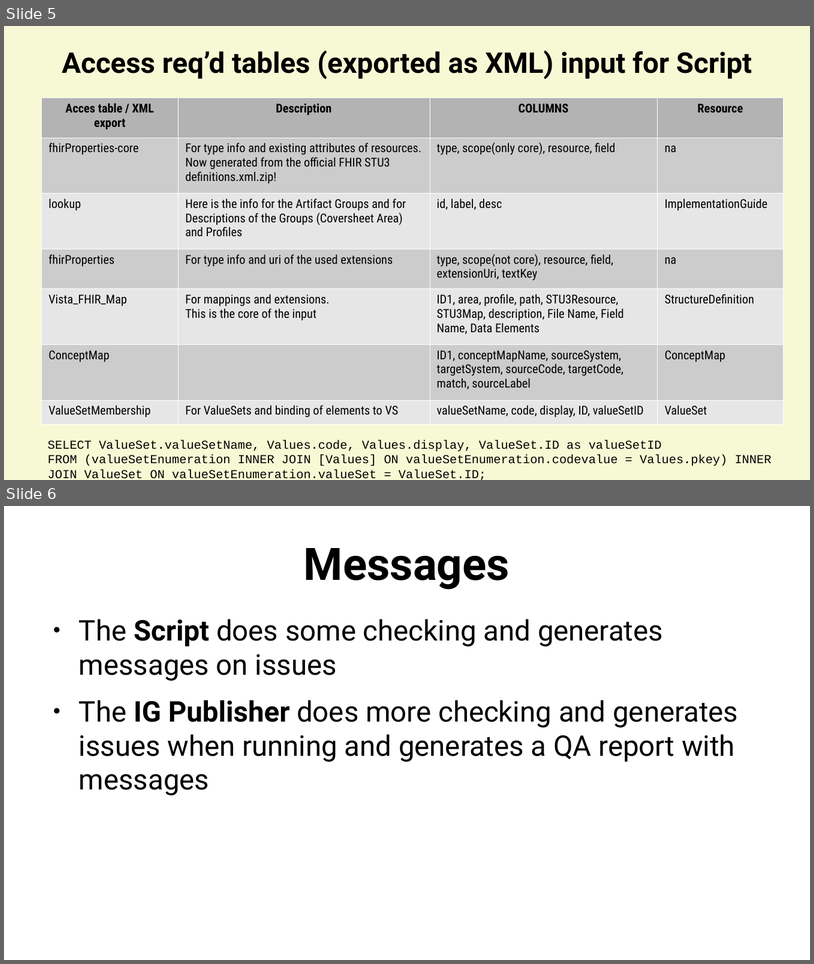
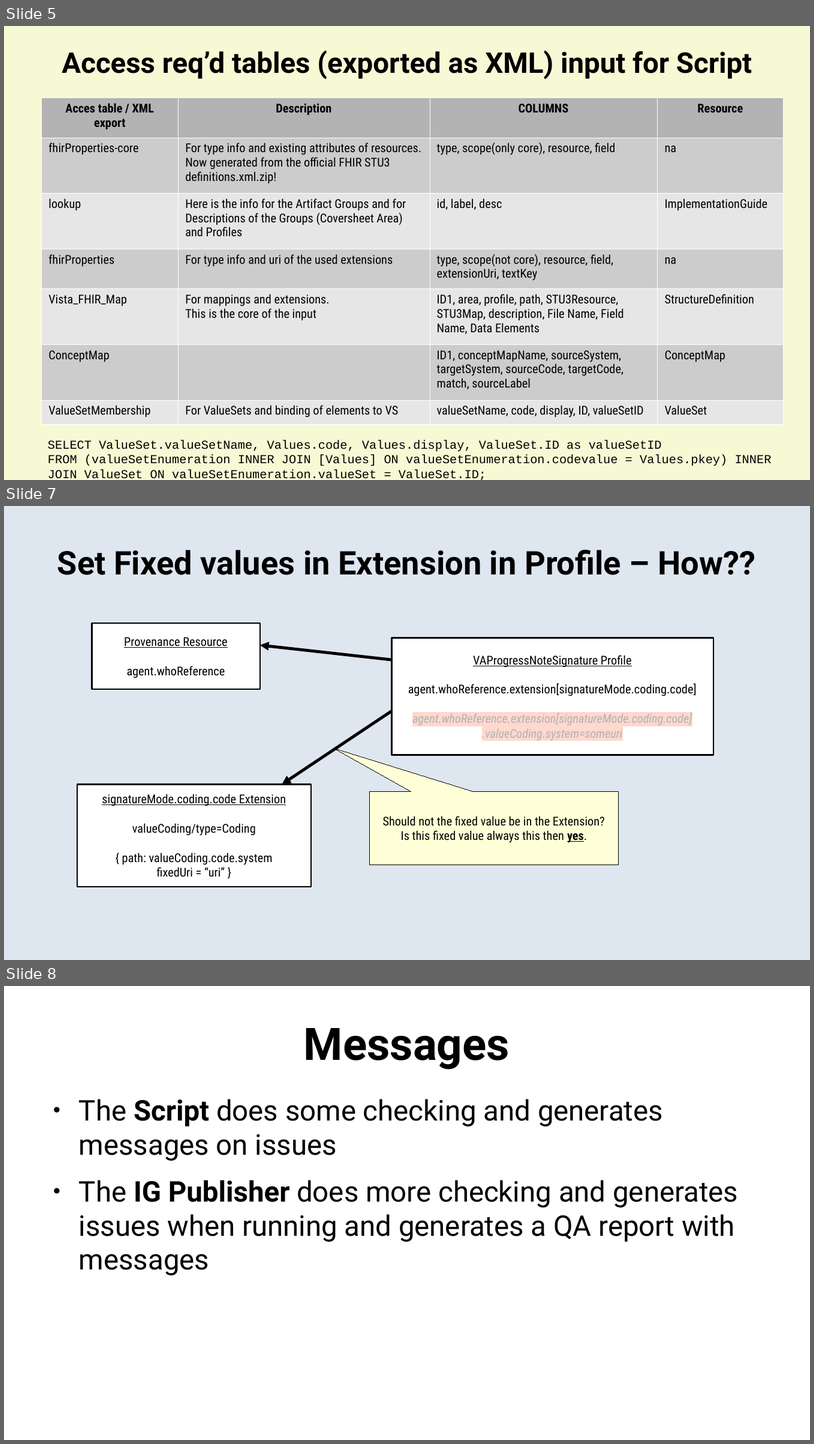
Before and after one commit to mvdzel/vha-ampl-fhir-ig, a slide deck: Documentation/docu.odp. Shown one above the other, each under a label of ours: slides 5 and 6 before the commit, slides 5, 7 and 8 after it; the slides between them are not shown. The pictures are 814x964 and 814x1444 pixels, drawn with LibreOffice and Linux fonts; fonts in the diff are those of the drawing. Boxes give left, top, right and bottom in pixels: in the first picture for what was removed or moved away, otherwise in the second. Text is boxed around its words. In the diff, an @@ line names an element or a change of style, - is before the commit and + after.

```diff
--- a/Documentation/docu.odp
+++ b/Documentation/docu.odp
@@ slide 7 added at [4, 506, 810, 960], background #DEE6EF @@
@@ title added at [57, 549, 756, 575], 32 pt, text #000000, bold @@
+Set Fixed values in Extension in Profile – How??
@@ rectangle added at [92, 623, 260, 689], fill #FFFFFF, outline #000000 1.45 pt, 12 pt, text #000000, underline @@
+Provenance Resource
+agent.whoReference
@@ arrow added from (392, 660) to (260, 645), #000000 2.89 pt @@
@@ rectangle added at [392, 638, 714, 755], fill #FFFFFF, outline #000000 1.45 pt, 12 pt, text #000000 @@
+VAProgressNoteSignature Profile
+agent.whoReference.extension[signatureMode.coding.code]
+agent.whoReference.extension[signatureMode.coding.code]
+.valueCoding.system=someuri
@@ arrow added from (392, 711) to (282, 784), #000000 2.89 pt @@
@@ rectangle added at [77, 784, 311, 886], fill #FFFFFF, outline #000000 1.45 pt, 12 pt, text #000000 @@
+signatureMode.coding.code Extension
+valueCoding/type=Coding
+{ path: valueCoding.code.system
+fixedUri = “uri” }
@@ speech box added at [370, 792, 618, 865], fill #FFFFD7, outline #000000 0 pt, 12 pt, text #000000 @@
+Should not the fixed value be in the Extension?
+Is this fixed value always this then yes.
@@ what was slide 6 is now slide 8 @@
```
Also in this commit, not shown: 3 slides changed, 1 other slide added, 2 other files.
